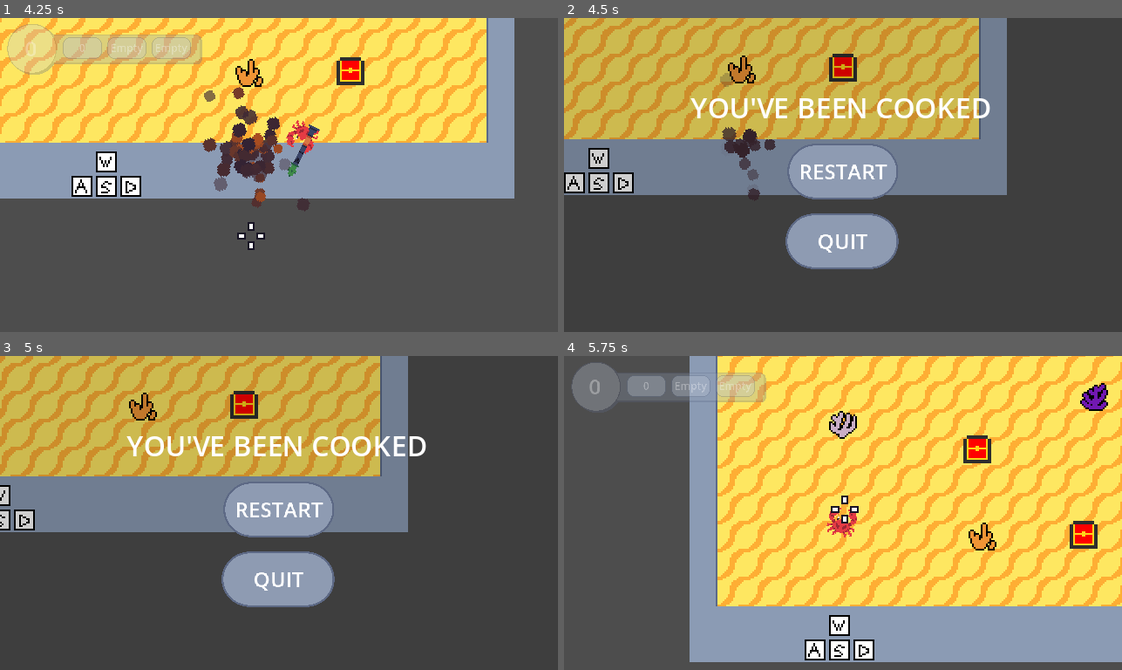
Above: before the commit, frames 1-4 (two rows, left to right).
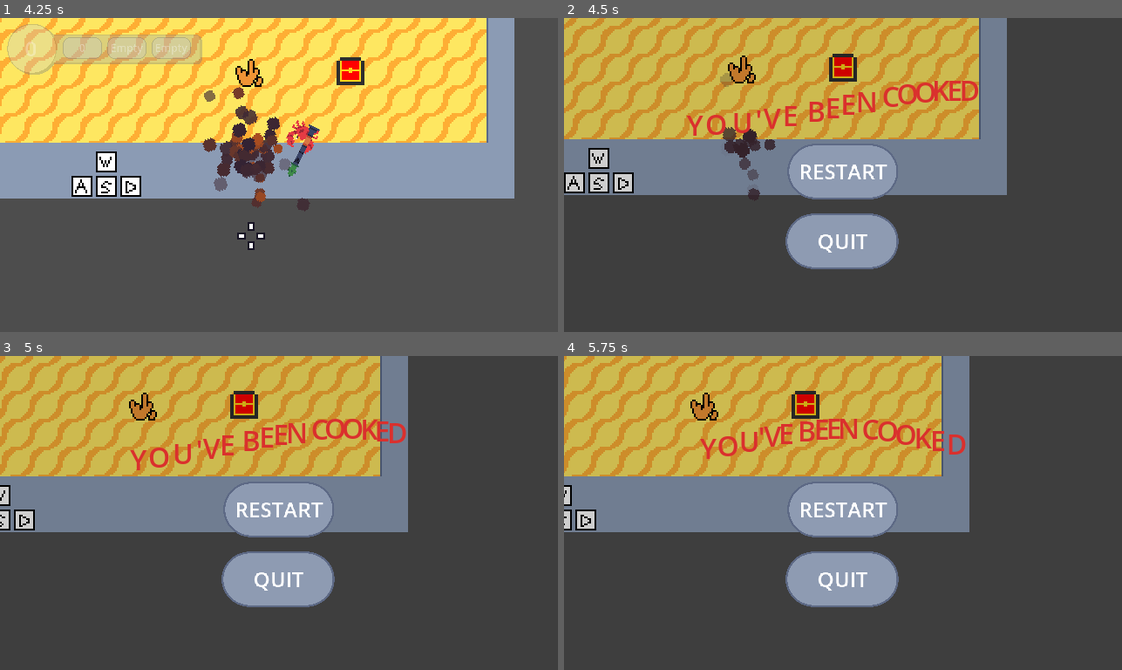
Above: after the commit, the same moments.

Repository: deckerous/crab-x
Game: Godot game, scene res://UI/main_menu.tscn
The game is run twice, just before and just after one commit, with the same random seed, the same clock (stepped at 60 frames per second) and the same inputs. The project has no main scene, so this scene is started directly.
Inputs (mouse positions are in pixels of both pictures, inside the frame that each line leads up to):
- Up to frame 1 (4.25 s): click "New Game" at 0.5 s; move the mouse to (401, 159) at 1.27 s; hold D (move_right) 1.28-2.03 s; tap 1 (empty) at 1.35 s; move the mouse to (167, 190) at 2.02 s; hold S (move_down) 2.03-2.78 s; tap 3 (glock) at 2.1 s; move the mouse to (334, 105) at 2.77 s; hold D (move_right) 2.78-3.53 s; tap 4 (rpg) at 2.85 s; move the mouse to (251, 237) at 3.52 s; hold C (coin_up) from 3.53 s (still down); click (251, 237) at 3.6 s
- Up to frame 2 (4.5 s): move the mouse to (1010, 222) at 4.27 s; release C (coin_up) at 4.28 s; hold A (move_left) from 4.28 s (still down); tap 2 (slingshot) at 4.35 s
- Up to frame 3 (5 s): keep holding A (move_left)
- Up to frame 4 (5.75 s): release A (move_left) at 5 s; click "Restart" at 5 s

Frame 1 is identical in both runs. In frame 2, 2.7% of the frame differs, in the area x 22-77%, y 20-38%; in frame 3, 2.7%; in frame 4, 88%, in the area x 0-100%, y 0-98%.

Commit message:
updated gameover behavior

Diff:
--- a/UI/ui.gd
+++ b/UI/ui.gd
@@ -48,6 +48,7 @@
 	weapon_label.text = equipped_weapon
 
 func _on_game_over():
+	Input.mouse_mode = Input.MOUSE_MODE_CONFINED
 	during_game_screen.visible = false
 	end_of_game_screen.visible = true
 	$end_of_game_screen/end_of_game_score_display/score_label.text = "%d" % game_score
--- a/UI/ui.tscn
+++ b/UI/ui.tscn
@@ -102,12 +102,17 @@
 uppercase = true
 
 [node name="RichTextLabel" type="RichTextLabel" parent="end_of_game_screen"]
+modulate = Color(0.854622, 0.187628, 0.176296, 1)
+clip_contents = false
+layout_direction = 1
 offset_left = 64.0
 offset_top = 40.0
 offset_right = 256.0
-offset_bottom = 65.0
-text = "  YOU'VE BEEN COOKED"
+offset_bottom = 112.0
+bbcode_enabled = true
+text = "[tornado radius=10.0 freq=1.0 connected=1] YOU'VE BEEN COOKED [/tornado]"
 fit_content = true
+scroll_active = false
 
 [node name="during_game_screen" type="Node2D" parent="."]
 scale = Vector2(0.75, 0.75)
